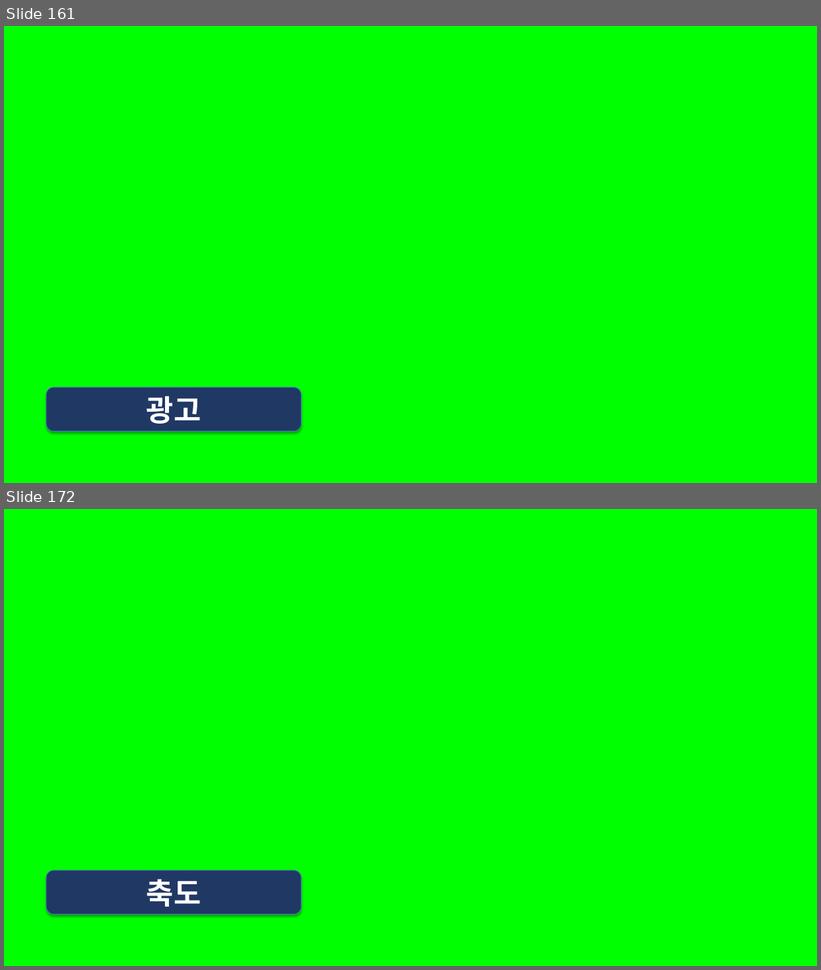
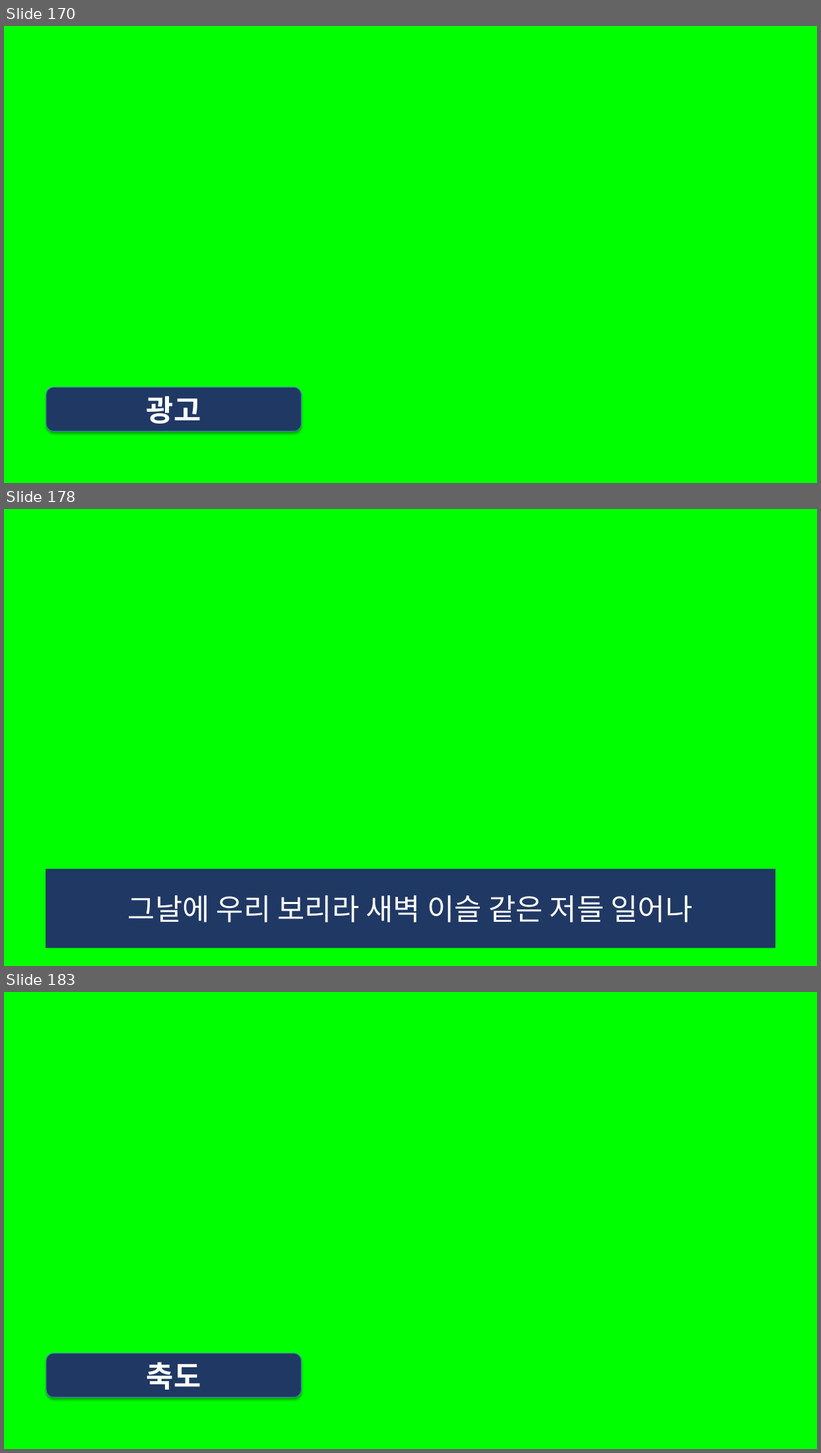
Before and after one commit to whizsavvy/evergreen_church, a slide deck: 2026-02-21_늘푸른교회_.pptx. Shown one above the other, each under a label of ours: slides 161 and 172 before the commit, slides 170, 178 and 183 after it; the slides between them are not shown. The pictures are 821x970 and 821x1453 pixels, drawn with LibreOffice and Linux fonts; fonts in the diff are those of the drawing. Boxes give left, top, right and bottom in pixels: in the first picture for what was removed or moved away, otherwise in the second. Text is boxed around its words. In the diff, an @@ line names an element or a change of style, - is before the commit and + after.

```diff
--- a/2026-02-21_늘푸른교회_.pptx
+++ b/2026-02-21_늘푸른교회_.pptx
@@ slide 178 added at (4, 509, 817, 966), background #00FF00 @@
@@ rectangle added at (46, 869, 776, 949), fill #203864, 35 pt, text #FFFFFF @@
+그날에 우리 보리라 새벽 이슬 같은 저들 일어나
@@ what was slide 161 is now slide 170 @@
@@ what was slide 172 is now slide 183 @@
```
Also in this commit, not shown: 10 other slides added.
